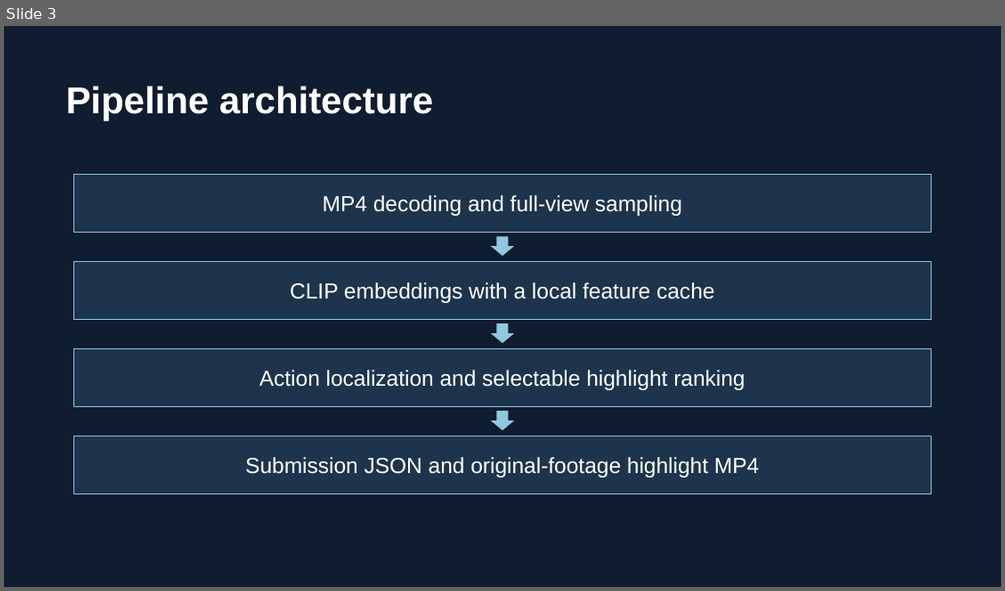
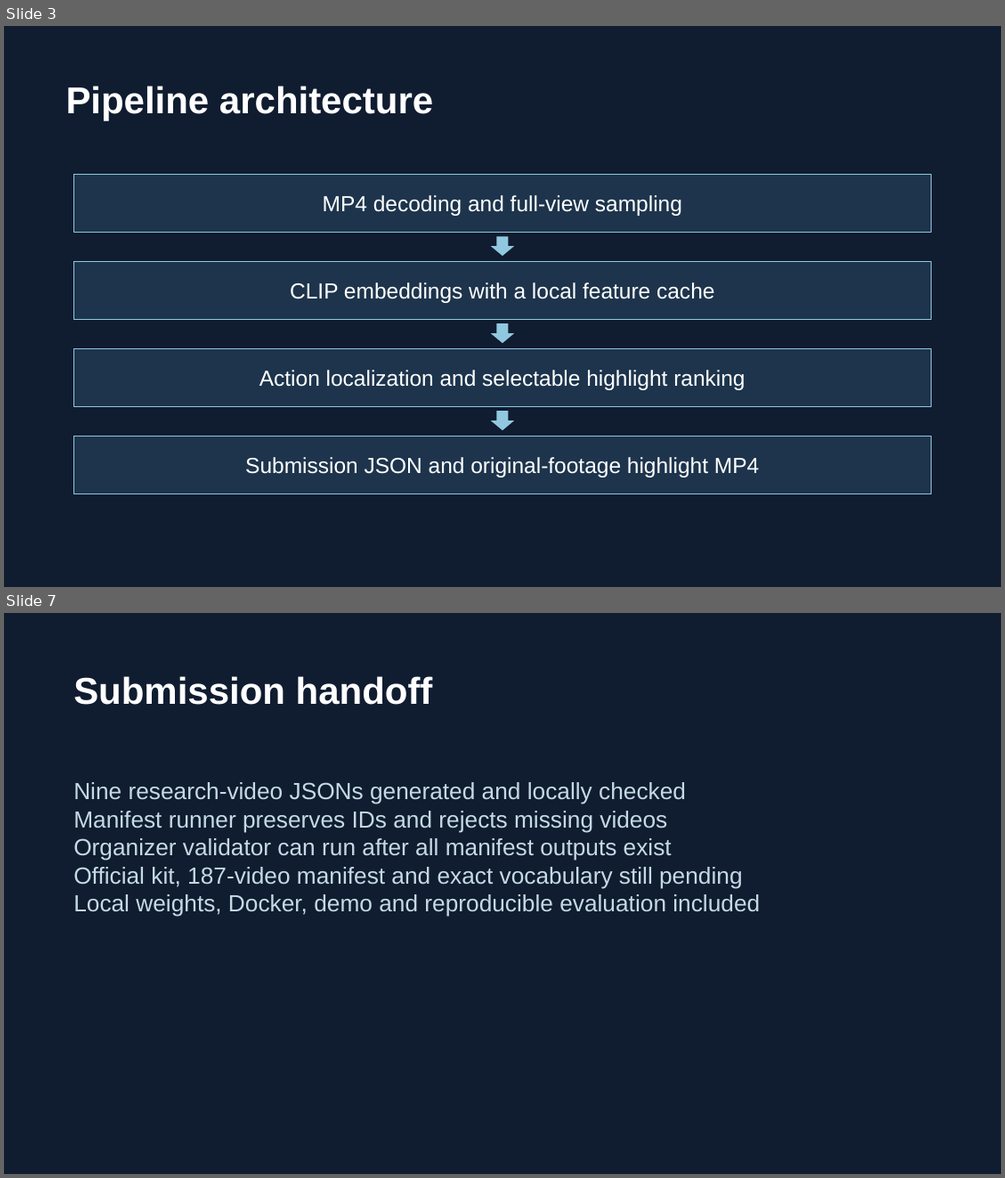
Before and after one commit to goodchanges/samsung-xr-track4, a slide deck: docs/VelloreInstituteOfTechnologyVellore_VIT.pptx. Shown one above the other, each under a label of ours: slide 3 before the commit, slides 3 and 7 after it; the slides between them are not shown. The pictures are 1005x591 and 1005x1178 pixels, drawn with LibreOffice and Linux fonts; fonts in the diff are those of the drawing. Boxes give left, top, right and bottom in pixels: in the first picture for what was removed or moved away, otherwise in the second. Text is boxed around its words. In the diff, an @@ line names an element or a change of style, - is before the commit and + after.

Commit message:
feat(recognition): checkpoint Track 4 prototype and evaluation

```diff
--- a/docs/VelloreInstituteOfTechnologyVellore_VIT.pptx
+++ b/docs/VelloreInstituteOfTechnologyVellore_VIT.pptx
@@ slide 7 added at (x1=4, y1=613, x2=1001, y2=1174), background #101C30 @@
@@ text added at (x1=73, y1=676, x2=433, y2=705), 36 pt, text #FFFFFF, bold @@
+Submission handoff
@@ text added at (x1=73, y1=782, x2=760, y2=916), 22.5 pt, text #C5DAE4 @@
+Nine research-video JSONs generated and locally checked
+Manifest runner preserves IDs and rejects missing videos
+Organizer validator can run after all manifest outputs exist
+Official kit, 187-video manifest and exact vocabulary still pending
+Local weights, Docker, demo and reproducible evaluation included
```
Also in this commit, not shown: 3 other slides added, 4 slides removed, 33 other files.
